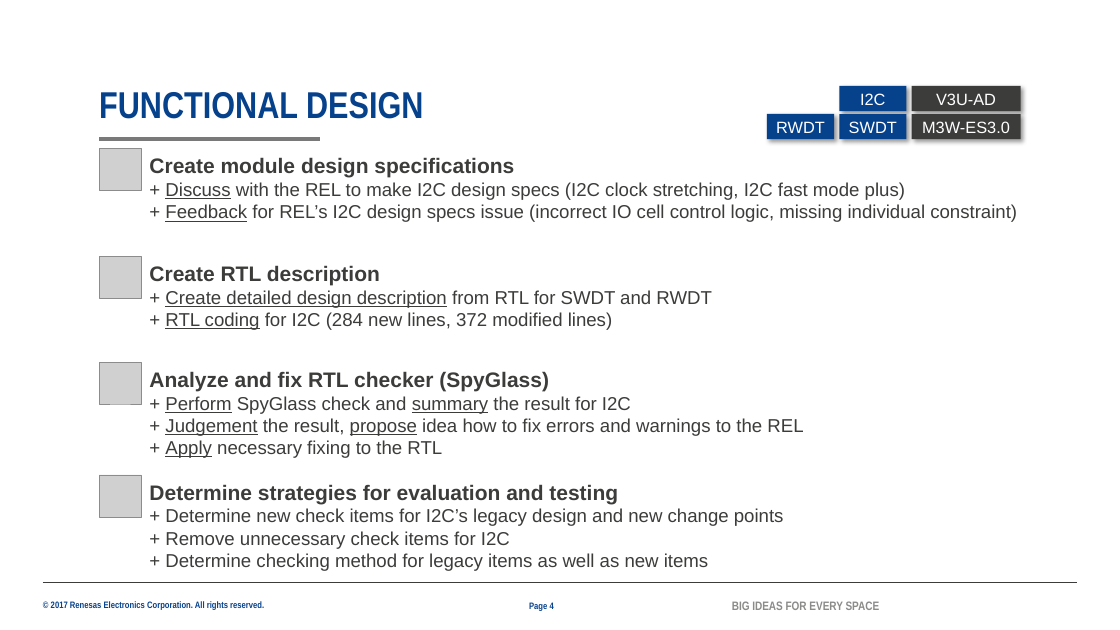
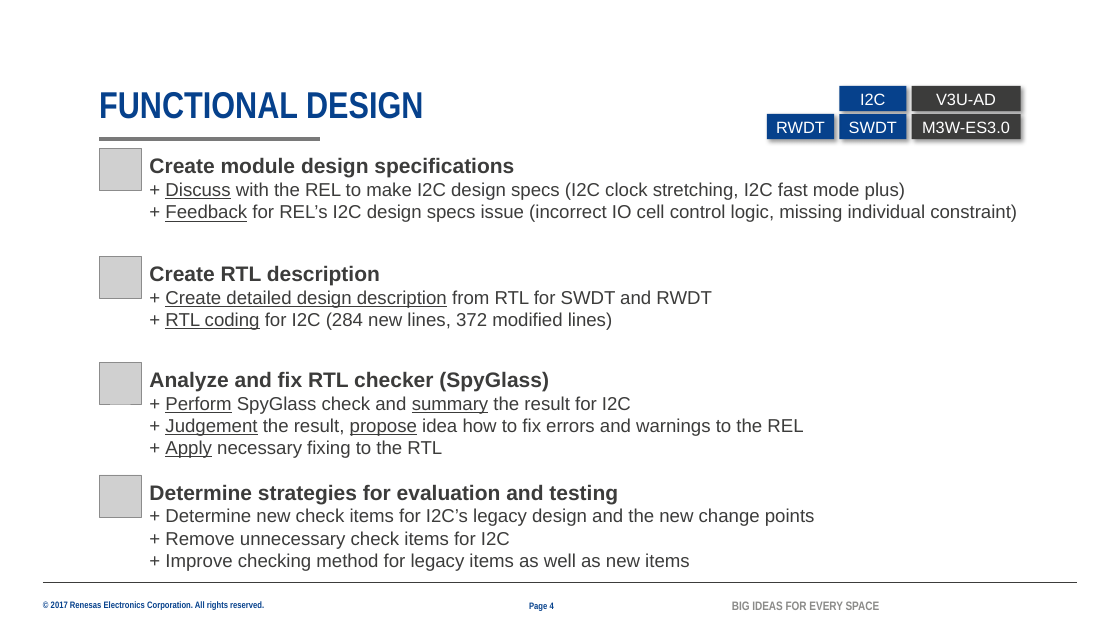
Before and after one commit to lesyhau/bridge, a slide deck: slide 4 of 2082_HauSyLe_PER_MentorMentee_26G.pptx. Drawn at 1120x630 pixels with LibreOffice and Linux fonts; fonts in the diff are those of the drawing; grey boxes stand for pictures; background and template pictures are left out. Boxes give left, top, right and bottom in pixels: in the first picture for what was removed or moved away, otherwise in the second. Text is boxed around its words. In the diff, an @@ line names an element or a change of style, - is before the commit and + after.

```diff
--- a/2082_HauSyLe_PER_MentorMentee_26G.pptx
+++ b/2082_HauSyLe_PER_MentorMentee_26G.pptx
@@ text at <box>165,508,815,526</box>: text changed @@
-+ Determine new check items for I2C’s legacy design and new change points
++ Determine new check items for I2C’s legacy design and the new change points
@@ text at <box>165,553,689,571</box>: text changed @@
-+ Determine checking method for legacy items as well as new items
++ Improve checking method for legacy items as well as new items
```
Also in this commit, not shown: 6 other slides changed.
